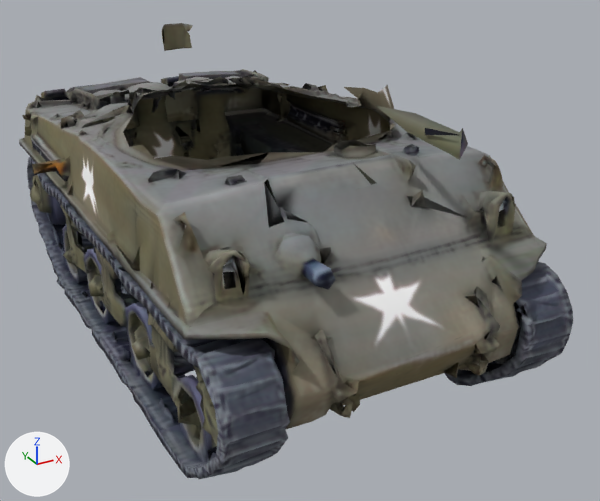
Renders of the OBJ model unity/Assets/_Game/Resources/Models/sherman_hull.obj from each side of a commit.
The view is the same before and after, from a 50 mm camera at (-3.1, -7.06, 2.05) aimed at (0.56, -0.41, -1.28). The lights are fixed; the arrows at lower left show +X, +Y and +Z. The first picture is the older version. Where no turn or scale is listed for an object, it has been applied to the vertices. Vertices at exactly the same position are counted once.

The first picture shows 'sherman_hull'.
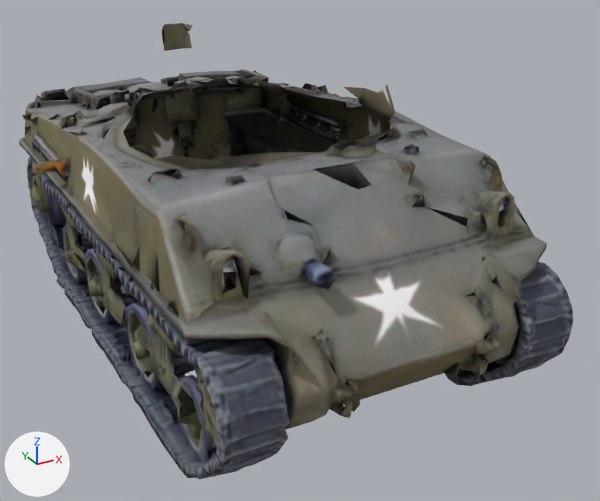
Location of each change, (x1, y1, x2, y2) in pixels of the pictures (600 x 501 px):
part 1 of me_sherman_hull, deleted: before (375, 105, 468, 160)

Patch to the scene script:
```diff
--- a/unity/Assets/_Game/Resources/Models/sherman_hull.obj.py
+++ b/unity/Assets/_Game/Resources/Models/sherman_hull.obj.py
@@ me_sherman_hull @@
 # used by ob_sherman_hull; location = (0.0, 0.0, 0.0)
-me_sherman_hull.from_pydata(...)  # 8690 vertices, 18426 faces; spans x -1.64..2.08, y -2.91..2.99, z -2.18..0.66
+me_sherman_hull.from_pydata(...)  # 8678 vertices, 18437 faces; spans x -1.64..2.08, y -2.91..2.99, z -2.18..0.66
+# me_sherman_hull part 1: the loose piece of 12 vertices spanning x 0.64..0.72, y -2.61..-1.43, z 0.25..0.48 is deleted
 me_sherman_hull.materials.append(mat_sherman_hull)
```
